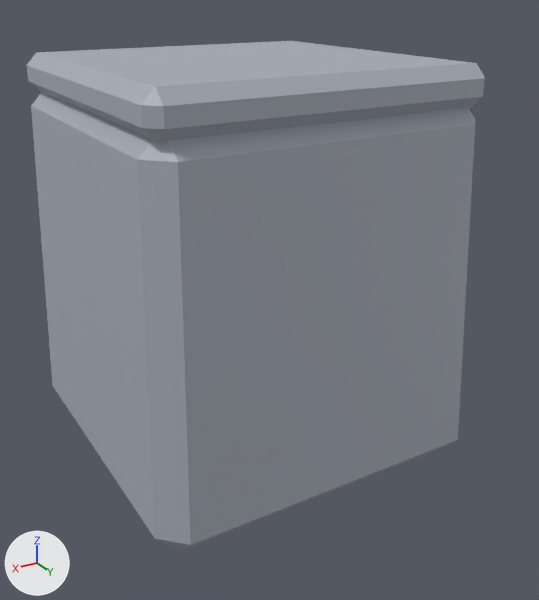
The FBX model Assets/ArtStyleTest/Models/Equipment/GreatHelm.fbx, before and after one commit.
Camera for both pictures: a camera (50 mm lens) standing at (0.459, 0.811, 2.092) and looking at (-0.012, 0.025, 1.699). The axes (+X, +Y, +Z) are drawn at lower left. The lights are the same throughout. The picture after the commit comes second. Where no turn or scale is listed for an object, it has been applied to the vertices.

The first picture shows 'GreatHelm__head'.
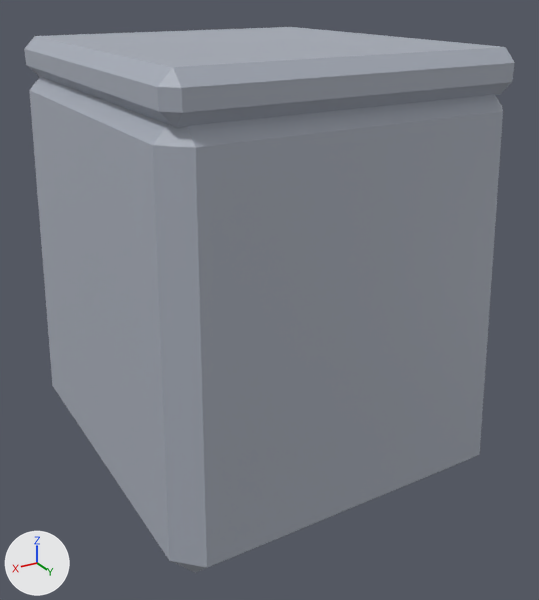
Boxes (x1, y1, x2, y2) around the edits, measured in the pictures (539 x 600 px; the box of a moved part takes in the faces that stretch with it):
'GreatHelm__head', reshaped (7% wider, 7% taller): before (26, 41, 485, 551); after (24, 27, 515, 573)
part 1 of me_greathelm__head, moved or reshaped: before (26, 41, 485, 143); after (24, 27, 515, 128)
part 2 of me_greathelm__head, moved or reshaped: before (31, 92, 475, 162); after (30, 76, 503, 148)
part 3 of me_greathelm__head, moved or reshaped: before (31, 106, 475, 551); after (30, 91, 503, 570)

What changed in the scene script:
```text
Change me_greathelm__head:
    used by ob_greathelm__head; location = (0.0, 0.0, 1.52)
    remove me_greathelm__head.from_pydata(...)  # 112 vertices, 108 faces; spans x -0.229..0.229, y -0.273..0.209, z -0.03..0.485
    add me_greathelm__head.from_pydata(...)  # 112 vertices, 108 faces; spans x -0.229..0.229, y -0.273..0.249, z -0.03..0.505
    me_greathelm__head part 1: the loose piece of 24 vertices spanning x -0.21..0.21, y -0.23..0.19, z 0.435..0.485 is scaled about its middle by (1, 1.1, 1), then moved by (0.0, 0.02, 0.02)
    me_greathelm__head part 2: 6 of the vertices in x -0.213..0.213, y 0.164..0.193, z 0.42..0.45 are moved by (0.0, 0.038, 0.02)
    me_greathelm__head part 3: all 6 vertices in x -0.229..0.229, y 0.179..0.209, z -0.03..0.0 are moved by (0.0, 0.04, 0.0)
    other edits to the shape of me_greathelm__head do not show in these pictures
```
